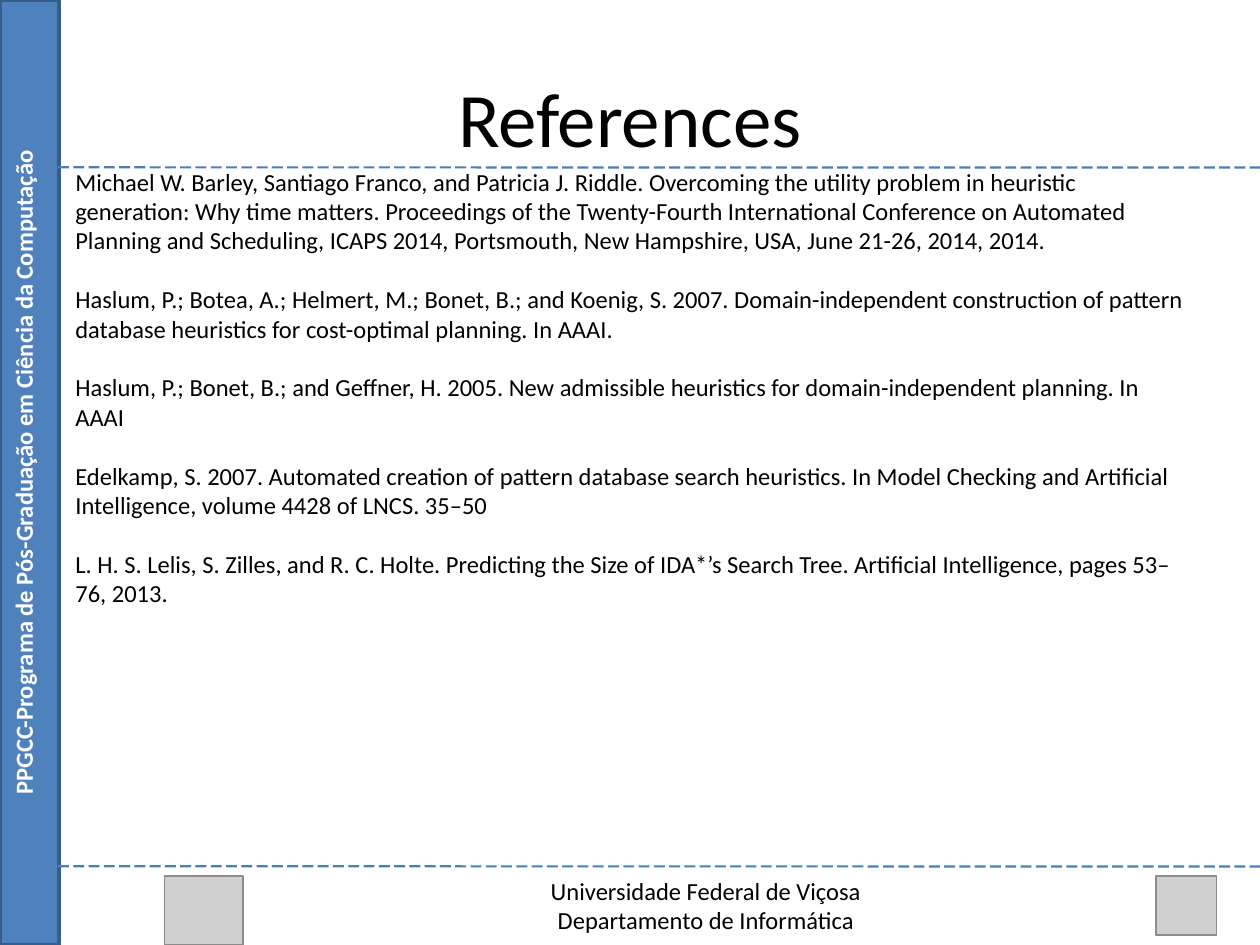
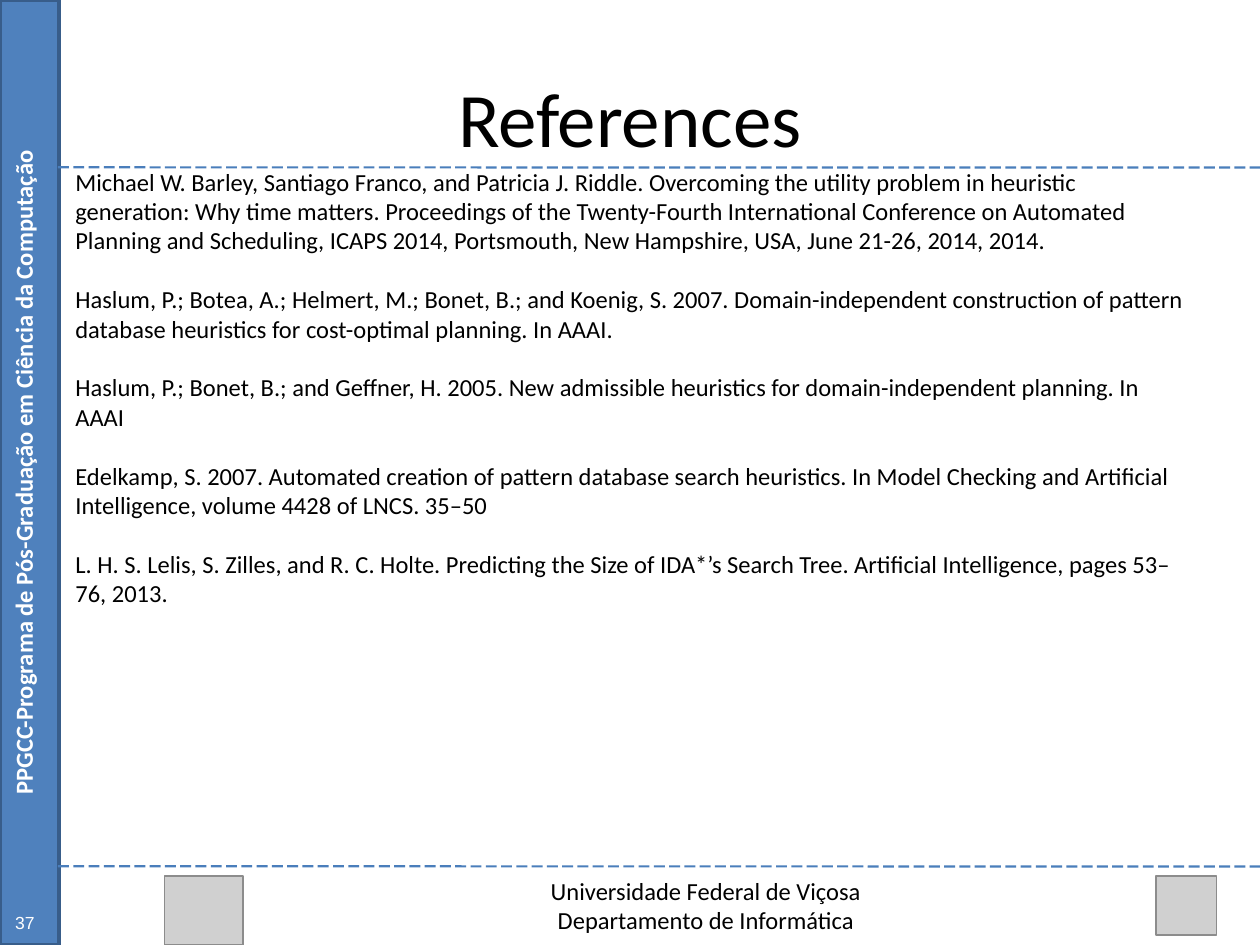
Before and after one commit to Marvinsky/research-marvin, a slide deck: slide 53 of latex/odp/selection heuristics.odp. Drawn at 1260x945 pixels with LibreOffice and Linux fonts; fonts in the diff are those of the drawing; grey boxes stand for pictures. Boxes give left, top, right and bottom in pixels: in the first picture for what was removed or moved away, otherwise in the second. Text is boxed around its words. In the diff, an @@ line names an element or a change of style, - is before the commit and + after.

```diff
--- a/latex/odp/selection heuristics.odp
+++ b/latex/odp/selection heuristics.odp
@@ text added at [15, 917, 34, 929], 10 pt, text #FFFFFF @@
+37
```
Also in this commit, not shown: 54 other slides changed, 1 other file.
